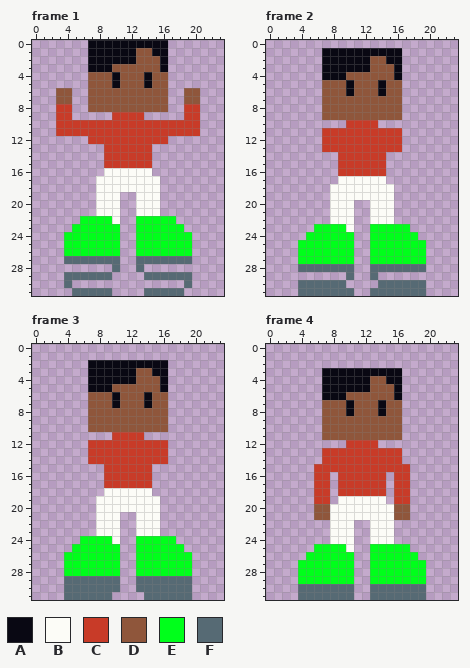
Edited in one commit: pixel-art file (Assets/Sprites/char anim.aseprite). The picture above is the old version.
24x32 pixels, 10 frames. Shown: frame 1, frame 2, frame 3, frame 4. The commit also changed other frames, which this record leaves out.
Palette (. is transparent): A #090813  B #fcfcf7  C #c83b28  D #8f563b  E #00ff1b  F #566a74
Pixels before, frame 1, first column x 3:
 0 ....AAAAAAAAAA....
 1 ....AAAAAADDAA....
 2 ....AAAAAADDDA....
 3 ....AAADDDDDDA....
 4 ....DDDADDDADD....
 5 ....DDDADDDADD....
 6 DD..DDDDDDDDDD..DD
 7 DD..DDDDDDDDDD..DD
 8 CC..DDDDDDDDDD..CC
 9 CC.....CCCC.....CC
10 CCCCCCCCCCCCCCCCCC
11 CCCCCCCCCCCCCCCCCC
12 ....CCCCCCCCCC....
13 ......CCCCCC......
14 ......CCCCCC......
15 ......CCCCCC......
16 ......BBBBBB......
17 .....BBBBBBBB.....
18 .....BBBBBBBB.....
19 .....BBB..BBB.....
20 .....BBB..BBB.....
21 .....BBB..BBB.....
22 ...EEEEB..EEEEE...
23 ..EEEEEE..EEEEEE..
24 .EEEEEEE..EEEEEEE.
25 .EEEEEEE..EEEEEEE.
26 .EEEEEEE..EEEEEEE.
27 .FFFFFFF..FFFFFFF.
28 .......F..F.......
29 .FFFFFF....FFFFFF.
30 .F..............F.
31 ..FFFFF....FFFFF..
Pixels before, frame 2, first column x 4:
 1 ...AAAAAAAAAA...
 2 ...AAAAAADDAA...
 3 ...AAAAAADDDA...
 4 ...AAADDDDDDA...
 5 ...DDDADDDADD...
 6 ...DDDADDDADD...
 7 ...DDDDDDDDDD...
 8 ...DDDDDDDDDD...
 9 ...DDDDDDDDDD...
10 ......CCCC......
11 ...CCCCCCCCCC...
12 ...CCCCCCCCCC...
13 ...CCCCCCCCCC...
14 .....CCCCCC.....
15 .....CCCCCC.....
16 .....CCCCCC.....
17 .....BBBBBB.....
18 ....BBBBBBBB....
19 ....BBBBBBBB....
20 ....BBB..BBB....
21 ....BBB..BBB....
22 ....BBB..BBB....
23 ..EEEEB..EEEEE..
24 .EEEEEE..EEEEEE.
25 EEEEEEE..EEEEEEE
26 EEEEEEE..EEEEEEE
27 EEEEEEE..EEEEEEE
28 FFFFFFF..FFFFFFF
29 ......F..F......
30 FFFFFF....FFFFFF
31 FFFFFFF..FFFFFFF
Pixels before, frame 3, first column x 4:
 2 ...AAAAAAAAAA...
 3 ...AAAAAADDAA...
 4 ...AAAAAADDDA...
 5 ...AAADDDDDDA...
 6 ...DDDADDDADD...
 7 ...DDDADDDADD...
 8 ...DDDDDDDDDD...
 9 ...DDDDDDDDDD...
10 ...DDDDDDDDDD...
11 ......CCCC......
12 ...CCCCCCCCCC...
13 ...CCCCCCCCCC...
14 ...CCCCCCCCCC...
15 .....CCCCCC.....
16 .....CCCCCC.....
17 .....CCCCCC.....
18 .....BBBBBB.....
19 ....BBBBBBBB....
20 ....BBBBBBBB....
21 ....BBB..BBB....
22 ....BBB..BBB....
23 ....BBB..BBB....
24 ..EEEEB..EEEEE..
25 .EEEEEE..EEEEEE.
26 EEEEEEE..EEEEEEE
27 EEEEEEE..EEEEEEE
28 EEEEEEE..EEEEEEE
29 FFFFFFF..FFFFFFF
30 FFFFFFF..FFFFFFF
31 FFFFFF....FFFFFF
Pixels before, frame 4, first column x 4:
 3 ...AAAAAAAAAA...
 4 ...AAAAAADDAA...
 5 ...AAAAAADDDA...
 6 ...AAADDDDDDA...
 7 ...DDDADDDADD...
 8 ...DDDADDDADD...
 9 ...DDDDDDDDDD...
10 ...DDDDDDDDDD...
11 ...DDDDDDDDDD...
12 ......CCCC......
13 ...CCCCCCCCCC...
14 ...CCCCCCCCCC...
15 ..CCCCCCCCCCCC..
16 ..CC.CCCCCC.CC..
17 ..CC.CCCCCC.CC..
18 ..CC.CCCCCC.CC..
19 ..CC.BBBBBB.CC..
20 ..DDBBBBBBBBDD..
21 ..DDBBBBBBBBDD..
22 ....BBB..BBB....
23 ....BBB..BBB....
24 ....BBB..BBB....
25 ..EEEEB..EEEEE..
26 .EEEEEE..EEEEEE.
27 EEEEEEE..EEEEEEE
28 EEEEEEE..EEEEEEE
29 EEEEEEE..EEEEEEE
30 FFFFFFF..FFFFFFF
31 FFFFFFF..FFFFFFF
After:
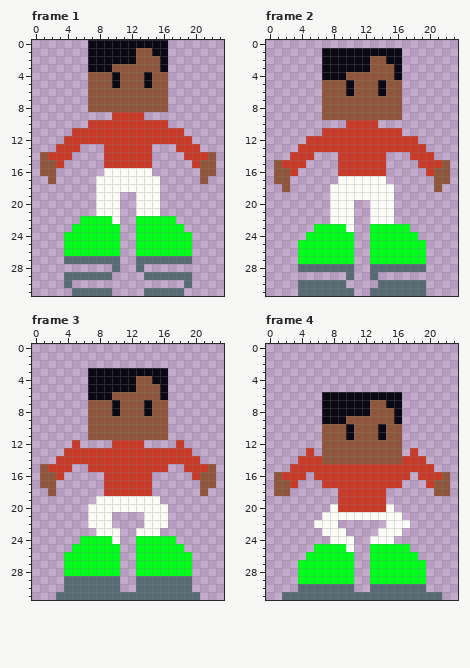
Change:
Frame 1:
Colour C now appears in row 12 at x 4 to 6 and 17 to 19; in row 13 at x 3 to 5 and 18 to 20; in row 14 at x 2 to 4 and 19 to 21; in row 15 at x 3 and 20.
Colour D now appears in row 14 at x 1 and 22; in rows 15 to 16 at x 1 to 2 and 21 to 22; in row 17 at x 2 and 21.
Colour C is gone in rows 8 to 9 at x 3 to 4 and 19 to 20; in row 10 at x 3 to 6 and 17 to 20; in row 11 at x 3 to 4 and 19 to 20.
Colour D is gone in rows 6 to 7 at x 3 to 4 and 19 to 20.
Frame 2:
Colour C now appears in row 12 at x 5 to 6 and 17 to 18; in row 13 at x 4 to 6 and 17 to 19; in row 14 at x 3 to 5 and 18 to 20; in row 15 at x 2 to 4 and 19 to 21; in row 16 at x 3 and 20.
Colour D now appears in row 15 at x 1 and 22; in rows 16 to 17 at x 1 to 2 and 21 to 22; in row 18 at x 2 and 21.
Frame 3:
The author changed colour D to colour A in row 3 at x 13 to 14; in row 4 at x 15; in row 5 at x 10 to 12; in row 6 at x 7 to 9 and 16; in row 8 at x 10 and 14.
Colour B now appears in rows 20 to 22 at x 7 and 16.
Colour C now appears in row 12 at x 5 and 18; in row 13 at x 4 to 6 and 17 to 19; in row 14 at x 3 to 6 and 17 to 20; in row 15 at x 2 to 4, 7 to 8, 15 to 16 and 19 to 21; in row 16 at x 3 and 20.
The author changed colour B to colour C in row 18 at x 9 to 14.
Colour D now appears in row 11 at x 7 to 9 and 14 to 16; in row 15 at x 1 and 22; in rows 16 to 17 at x 1 to 2 and 21 to 22; in row 18 at x 2 and 21.
The author changed colour A to colour D in row 6 at x 10 and 14.
The author changed colour C to colour D in row 11 at x 10 to 13.
Colour F now appears in row 31 at x 3, 10 to 13 and 20.
Colour A is gone in row 2 at x 7 to 16.
Colour B is gone in rows 21 to 22 at x 10 and 13.
Colour C is gone in row 12 at x 7 to 9 and 14 to 16.
Frame 4:
The author changed colour D to colour A in row 6 at x 10 to 15; in row 7 at x 7 to 9, 11 to 12 and 15 to 16; in row 8 at x 7 to 9, 11 to 12 and 16; in row 9 at x 7 to 9 and 16; in rows 10 to 11 at x 10 and 14.
Colour B now appears in row 22 at x 6 to 7 and 16 to 17; in row 23 at x 7 and 16.
The author changed colour D to colour B in row 21 at x 7 and 16.
Colour C now appears in row 13 at x 5 and 18; in row 14 at x 4 to 6 and 17 to 19; in row 15 at x 3 to 5 and 18 to 20; in row 16 at x 2 to 4, 8, 15 and 19 to 21; in row 17 at x 3, 8, 15 and 20.
The author changed colour B to colour C in rows 19 to 20 at x 9 to 14.
Colour D now appears in row 12 at x 7 to 9 and 14 to 16; in row 16 at x 1 and 22; in rows 17 to 18 at x 1 to 2 and 21 to 22.
The author changed colour A to colour D in rows 7 to 8 at x 14.
The author changed colour C to colour D in row 12 at x 10 to 13; in rows 13 to 14 at x 7 to 16.
Colour F now appears in row 31 at x 2 to 3, 11 to 12 and 20 to 21.
Colour A is gone in row 3 at x 7 to 16; in row 4 at x 7 to 12 and 15 to 16; in row 5 at x 7 to 12 and 16.
Colour B is gone in row 22 at x 9 to 10 and 13 to 14; in row 23 at x 10 and 13.
Colour C is gone in row 17 at x 6 and 17; in rows 18 to 19 at x 6 to 7 and 16 to 17.
Colour D is gone in row 4 at x 13 to 14; in row 5 at x 13 to 15; in row 20 at x 6 to 7 and 16 to 17; in row 21 at x 6 and 17.
